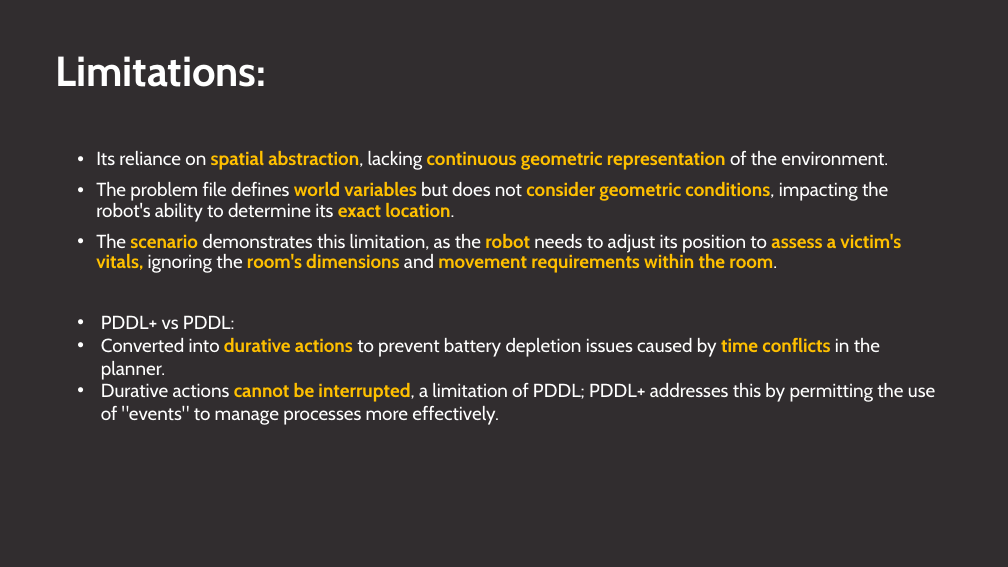
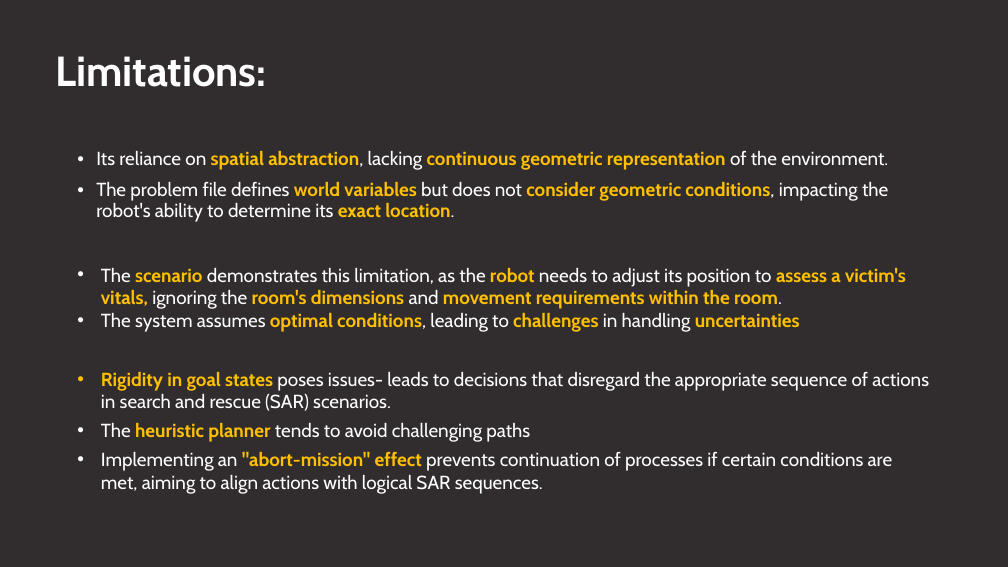
Before and after one commit to Stef504/Artificial-Intelligence-II---PDDL-PDDL-, a slide deck: slide 20 of AI-Presentation.pptx (slide 14 before the commit). Drawn at 1008x567 pixels with LibreOffice and Linux fonts; fonts in the diff are those of the drawing. Boxes give left, top, right and bottom in pixels: in the first picture for what was removed or moved away, otherwise in the second. Text is boxed around its words. In the diff, an @@ line names an element or a change of style, - is before the commit and + after.

```diff
--- a/AI-Presentation.pptx
+++ b/AI-Presentation.pptx
@@ text at bbox=[96, 234, 901, 273]: paragraph removed @@
-• The scenario demonstrates this limitation, as the robot needs to adjust its position to assess a victim's vitals, ignoring the room's dimensions and movement requirements within the room.
@@ text added at bbox=[101, 268, 906, 332], 18 pt, text #FFC000, bold @@
+• The scenario demonstrates this limitation, as the robot needs to adjust its position to assess a victim's vitals, ignoring the room's dimensions and movement requirements within the room.
+• The system assumes optimal conditions, leading to challenges in handling uncertainties
@@ text removed at bbox=[101, 315, 935, 425] @@
-• PDDL+ vs PDDL:
-• Converted into durative actions to prevent battery depletion issues caused by time conflicts in the planner.
-• Durative actions cannot be interrupted, a limitation of PDDL; PDDL+ addresses this by permitting the use of "events" to manage processes more effectively.
@@ text added at bbox=[101, 372, 929, 494], 18 pt, text #FFFFFF @@
+• Rigidity in goal states poses issues- leads to decisions that disregard the appropriate sequence of actions in search and rescue (SAR) scenarios.
+• The heuristic planner tends to avoid challenging paths
+• Implementing an "abort-mission" effect prevents continuation of processes if certain conditions are met, aiming to align actions with logical SAR sequences.
```
Also in this commit, not shown: 6 other slides changed, 2 slides added, 1 slide removed, 13 other files.
